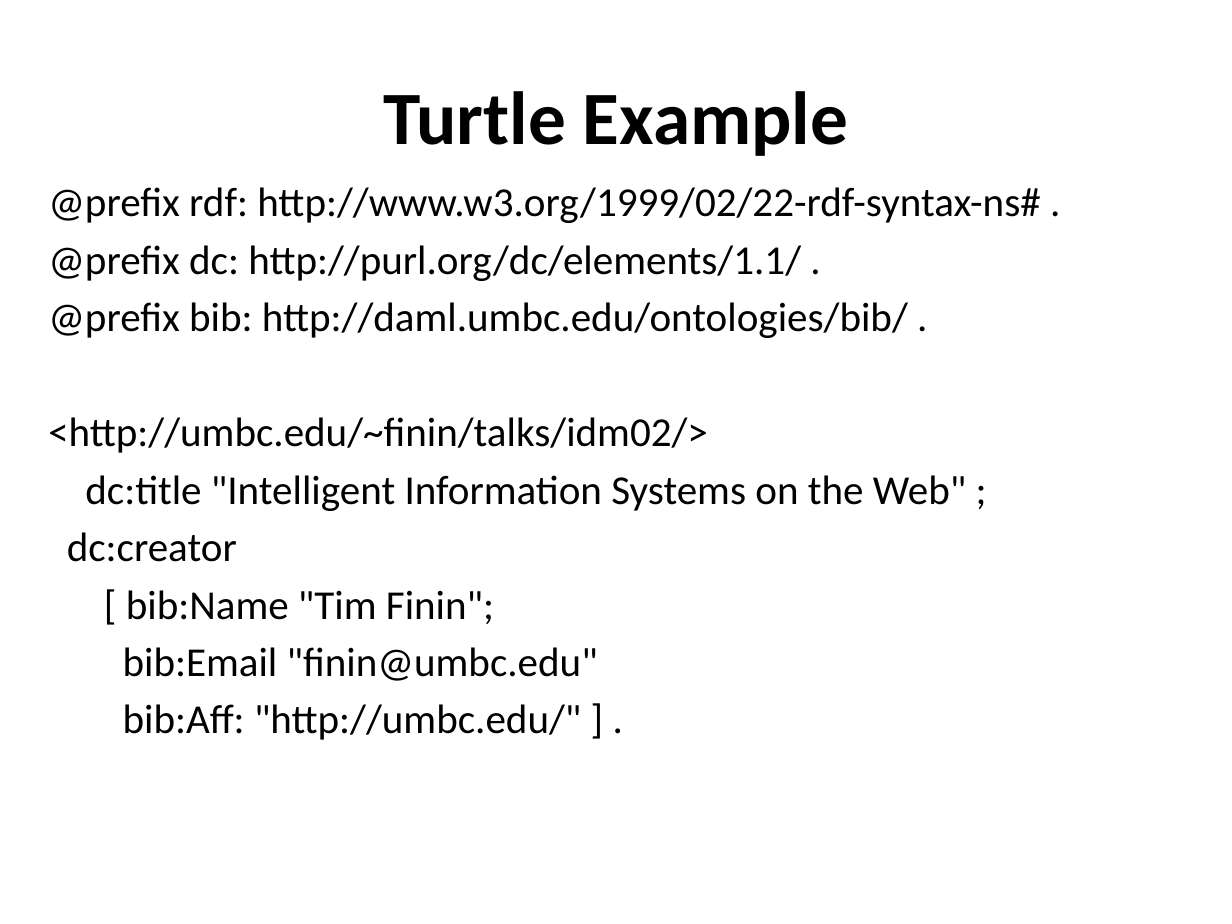
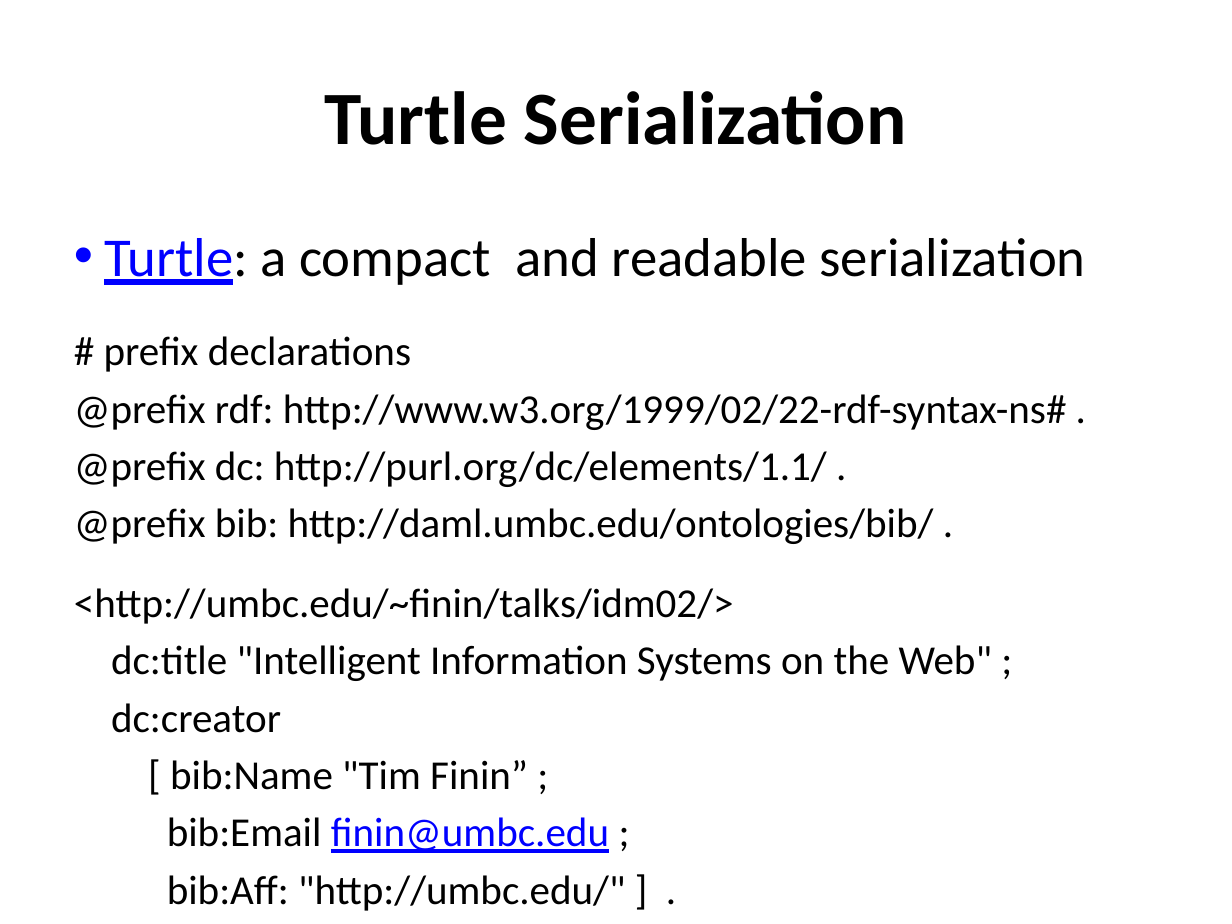
Before and after one commit to UMBC-CMSC-491-691-F19-Knowledge-Graphs/class_material, a slide deck: slide 24 of notes/01_introduction/01c_technologies.pptx (slide 25 before the commit). Drawn at 1232x924 pixels with LibreOffice and Linux fonts; fonts in the diff are those of the drawing. Boxes give left, top, right and bottom in pixels: in the first picture for what was removed or moved away, otherwise in the second. Text is boxed around its words. In the diff, an @@ line names an element or a change of style, - is before the commit and + after.

```diff
--- a/notes/01_introduction/01c_technologies.pptx
+++ b/notes/01_introduction/01c_technologies.pptx
@@ title at <box>324,91,907,145</box>: text changed @@
-Turtle Example
+Turtle Serialization
@@ text "Turtle: a compact and readable ...": place and size @@
-text "Turtle: a compact and readable ..." at <box>48,187,1041,740</box>
+text "Turtle: a compact and readable ..." at <box>74,238,1086,911</box>
@@ text at <box>104,238,1086,372</box>: paragraphs added @@
+• Turtle: a compact and readable serialization
+# prefix declarations
@@ text at <box>167,760,609,853</box>: text changed @@
-[ bib:Name "Tim Finin";
-bib:Email "finin@umbc.edu"
+[ bib:Name "Tim Finin” ;
+bib:Email finin@umbc.edu ;
```
Also in this commit, not shown: 11 other slides changed, 3 slides added, 6 slides removed, 23 other files.
